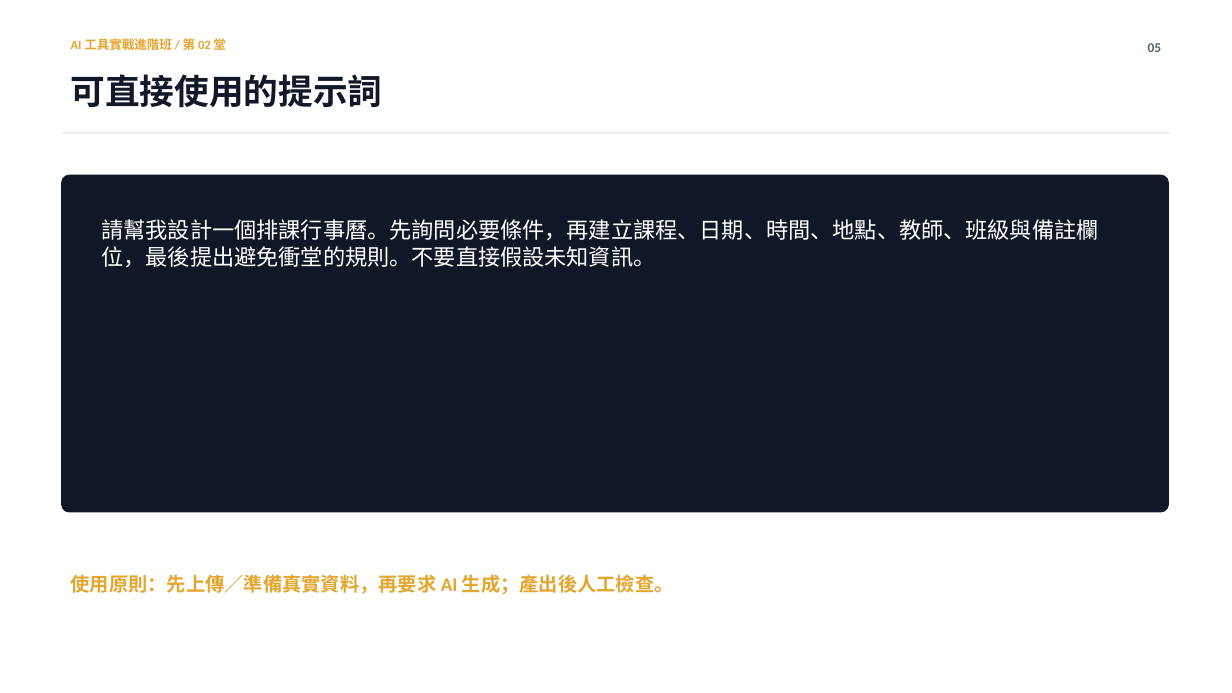
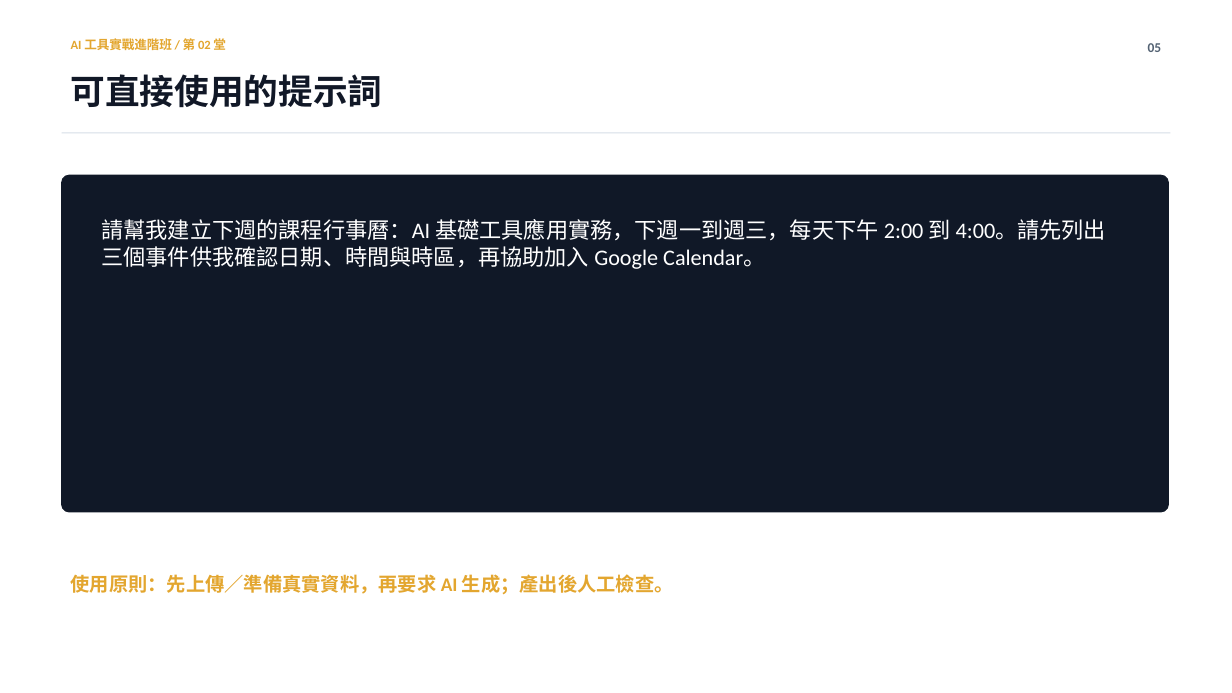
Before and after one commit to Calumai/calumai.com, a slide deck: slide 5 of class/ppt/lesson-02.pptx. Drawn at 1232x693 pixels with LibreOffice and Linux fonts; fonts in the diff are those of the drawing. Boxes give left, top, right and bottom in pixels: in the first picture for what was removed or moved away, otherwise in the second. Text is boxed around its words. In the diff, an @@ line names an element or a change of style, - is before the commit and + after.

Commit message:
Expand lesson two calendar and HTML tool course

```diff
--- a/class/ppt/lesson-02.pptx
+++ b/class/ppt/lesson-02.pptx
@@ text at <box>101,219,1106,269</box>: text changed @@
-請幫我設計一個排課行事曆。先詢問必要條件，再建立課程、日期、時間、地點、教師、班級與備註欄位，最後提出避免衝堂的規則。不要直接假設未知資訊。
+請幫我建立下週的課程行事曆：AI 基礎工具應用實務，下週一到週三，每天下午 2:00 到 4:00。請先列出三個事件供我確認日期、時間與時區，再協助加入 Google Calendar。
```
Also in this commit, not shown: 5 other slides changed, 7 other files.
